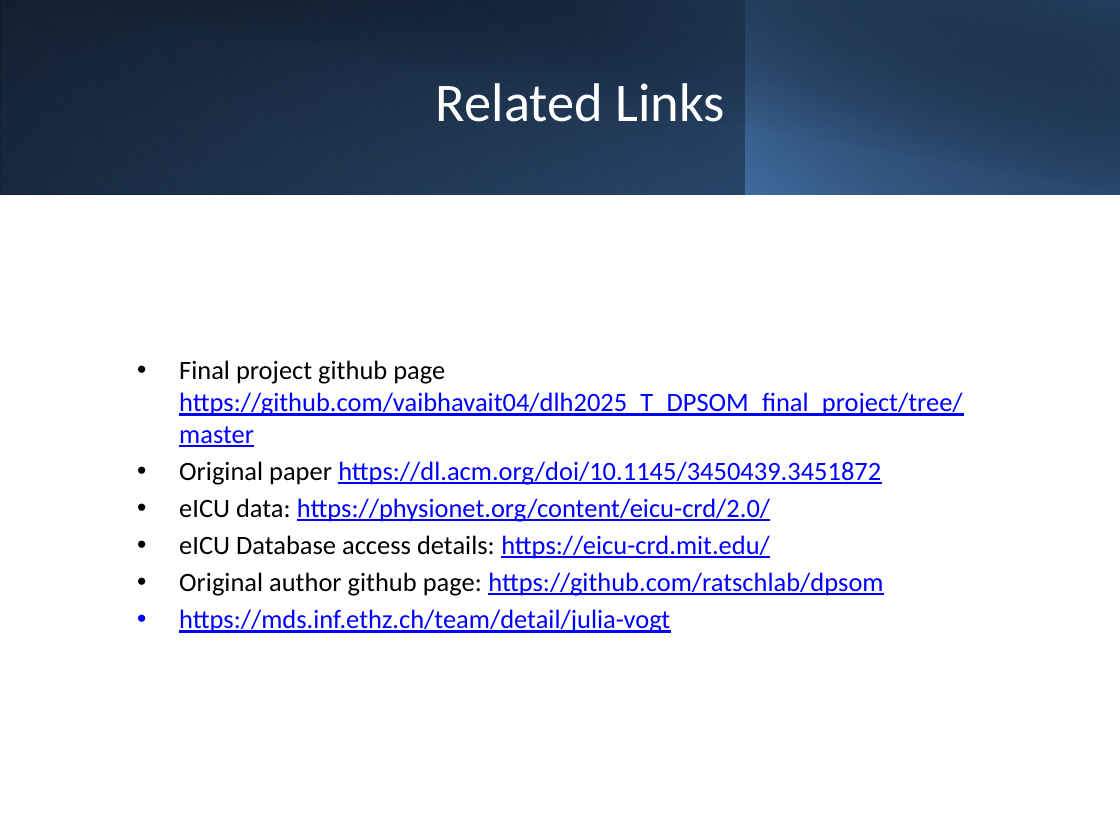
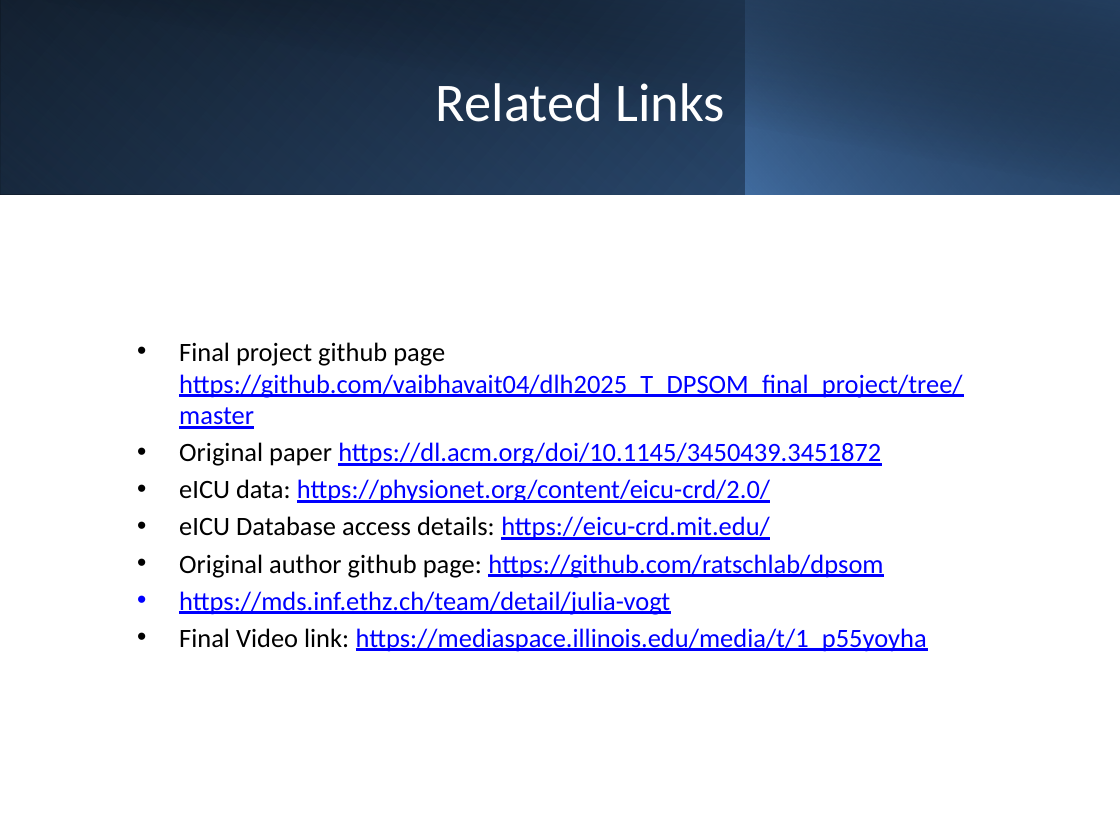
Before and after one commit to vaibhavait04/dlh2025_T_DPSOM_final_project, a slide deck: slide 19 of assignment_steps/T-DPSOM_Presentation.pptx (slide 21 before the commit). Drawn at 1120x840 pixels with LibreOffice and Linux fonts; fonts in the diff are those of the drawing. Boxes give left, top, right and bottom in pixels: in the first picture for what was removed or moved away, otherwise in the second. Text is boxed around its words. In the diff, an @@ line names an element or a change of style, - is before the commit and + after.

```diff
--- a/assignment_steps/T-DPSOM_Presentation.pptx
+++ b/assignment_steps/T-DPSOM_Presentation.pptx
@@ text at (179, 628, 927, 652): paragraph added @@
+• Final Video link: https://mediaspace.illinois.edu/media/t/1_p55yoyha
```
Also in this commit, not shown: 5 other slides changed, 2 slides removed, 2 other files.
